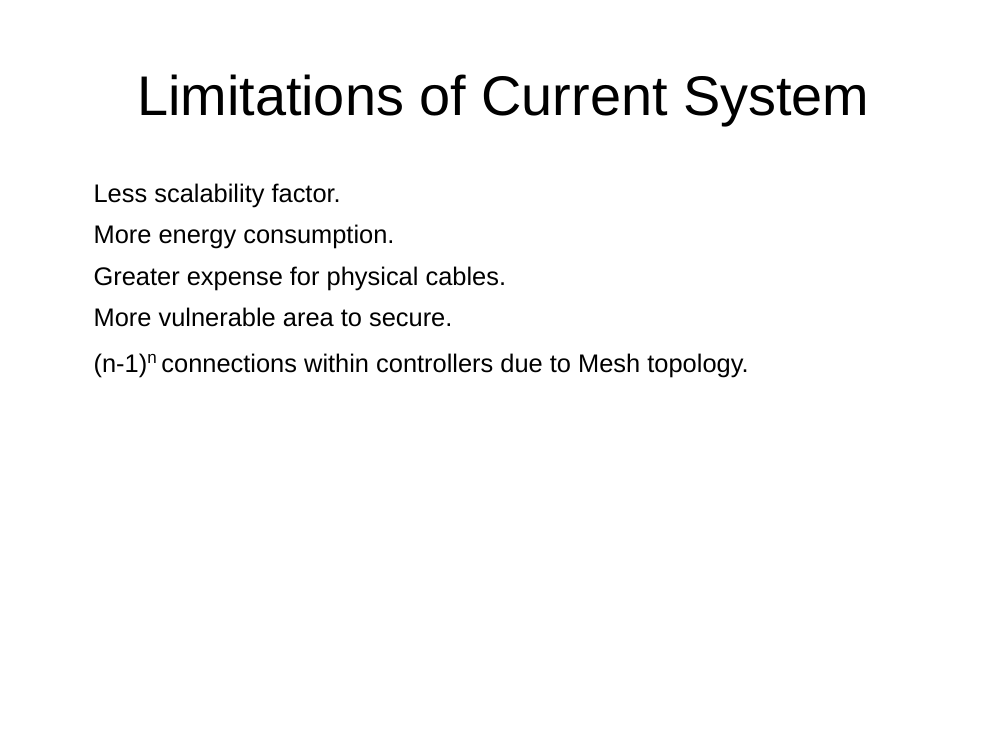
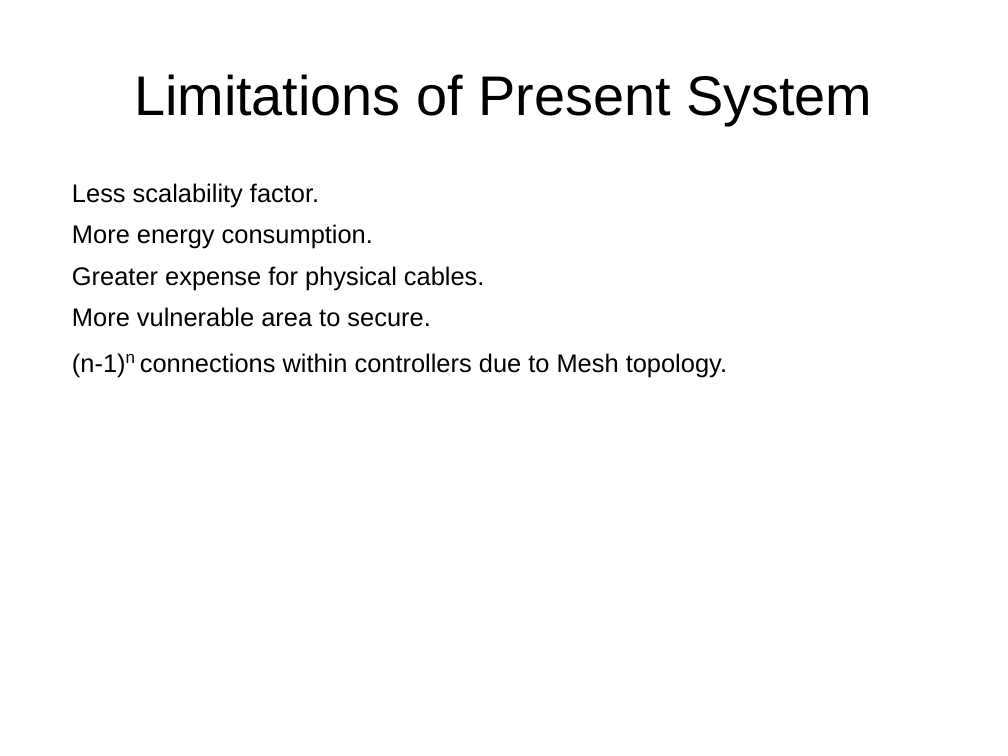
Before and after one commit to r0ck3r008/sdn-proj, a slide deck: slide 4 of reviews/SDN presentation.odp (slide 7 before the commit). Drawn at 1008x756 pixels with LibreOffice and Linux fonts; fonts in the diff are those of the drawing; background and template pictures are left out. Boxes give left, top, right and bottom in pixels: in the first picture for what was removed or moved away, otherwise in the second. Text is boxed around its words. In the diff, an @@ line names an element or a change of style, - is before the commit and + after.

```diff
--- a/reviews/SDN presentation.odp
+++ b/reviews/SDN presentation.odp
@@ title at [134, 74, 872, 125]: text changed @@
-Limitations of Current System
+Limitations of Present System
@@ text "Less scalability factor." at [72, 183, 727, 377]: bullet 1) to ● @@
```
Also in this commit, not shown: 8 other slides changed, 15 slides added, 21 slides removed, 1 other file.
